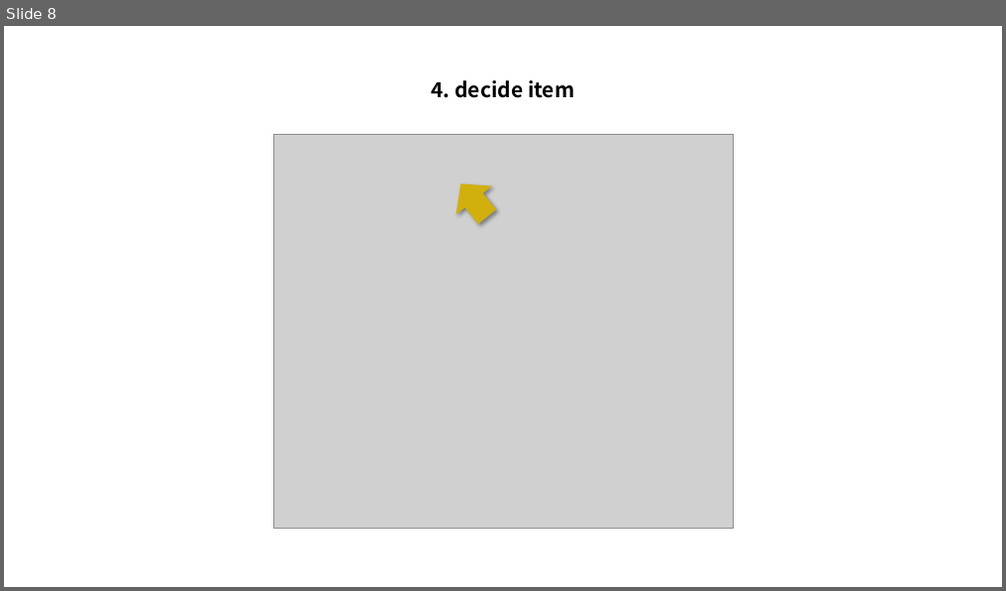
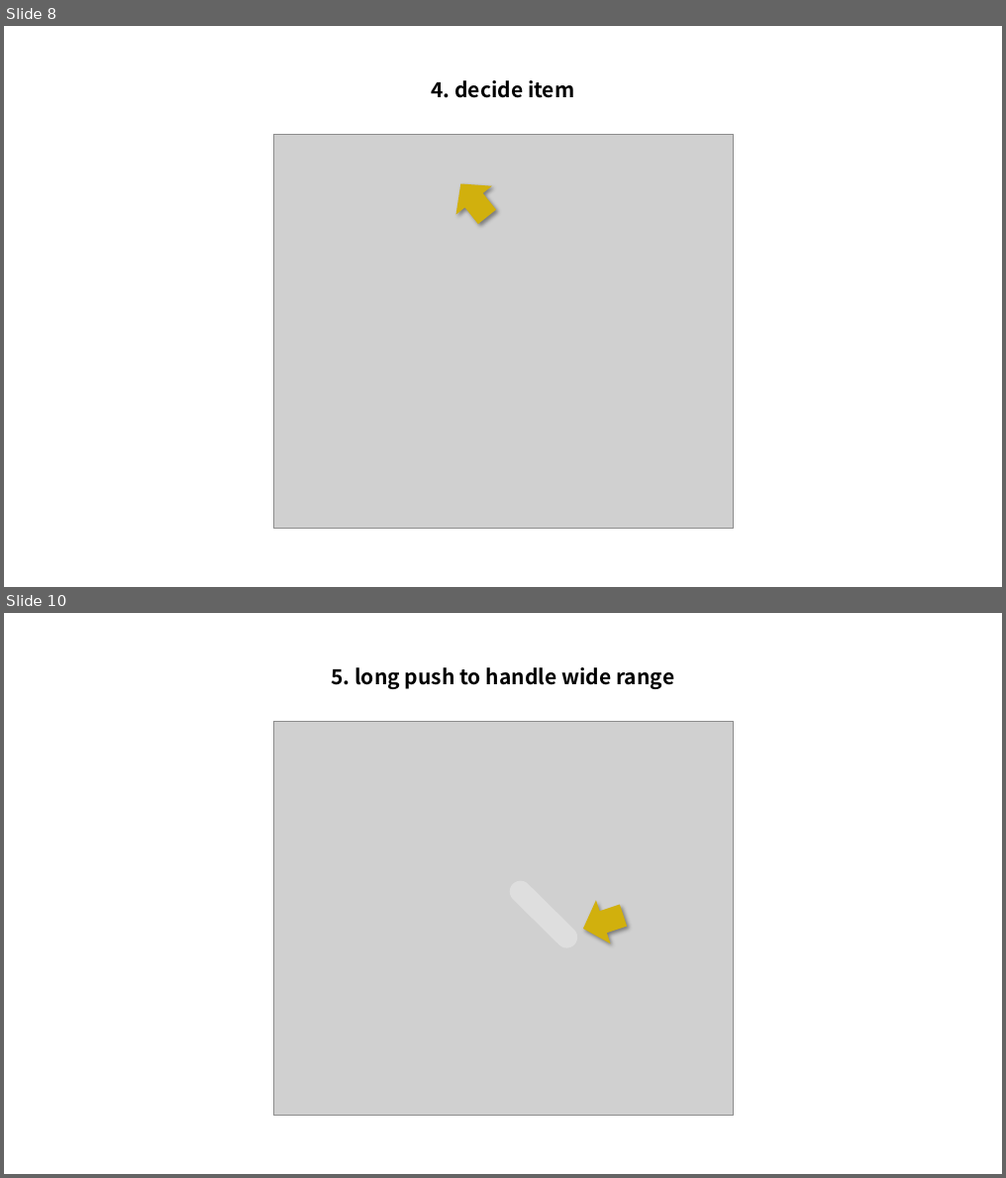
Before and after one commit to nakayama-kazuki/202x, a slide deck: stick-figure/stick-figure-help.pptx. Shown one above the other, each under a label of ours: slide 8 before the commit, slides 8 and 10 after it; the slides between them are not shown. The pictures are 1006x591 and 1006x1178 pixels, drawn with LibreOffice and Linux fonts; fonts in the diff are those of the drawing; grey boxes stand for pictures. Boxes give left, top, right and bottom in pixels: in the first picture for what was removed or moved away, otherwise in the second. Text is boxed around its words. In the diff, an @@ line names an element or a change of style, - is before the commit and + after.

```diff
--- a/stick-figure/stick-figure-help.pptx
+++ b/stick-figure/stick-figure-help.pptx
@@ slide 10 added at (4, 613, 1002, 1174), background #FFFFFF @@
@@ text added at (331, 667, 674, 689), 20 pt, text #000000, bold @@
+5. long push to handle wide range
@@ picture added at (273, 721, 734, 1115) @@
@@ rounded rectangle added at (505, 876, 582, 954), fill #FFFFFF at 30% opacity @@
@@ right arrow added at (576, 893, 630, 950), fill #D1B00D @@
```
Also in this commit, not shown: 8 slides changed, 1 other slide added, 1 other file.
